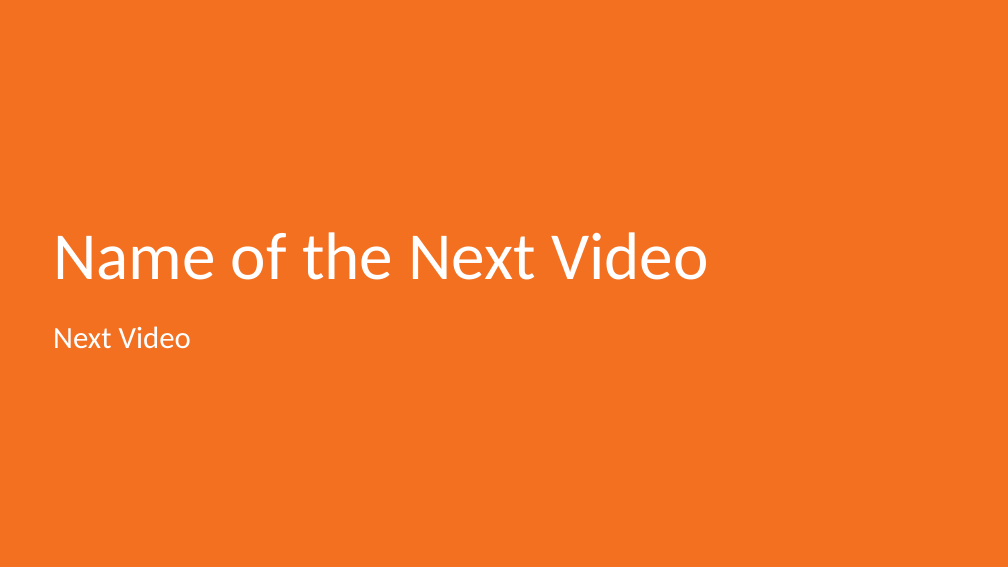
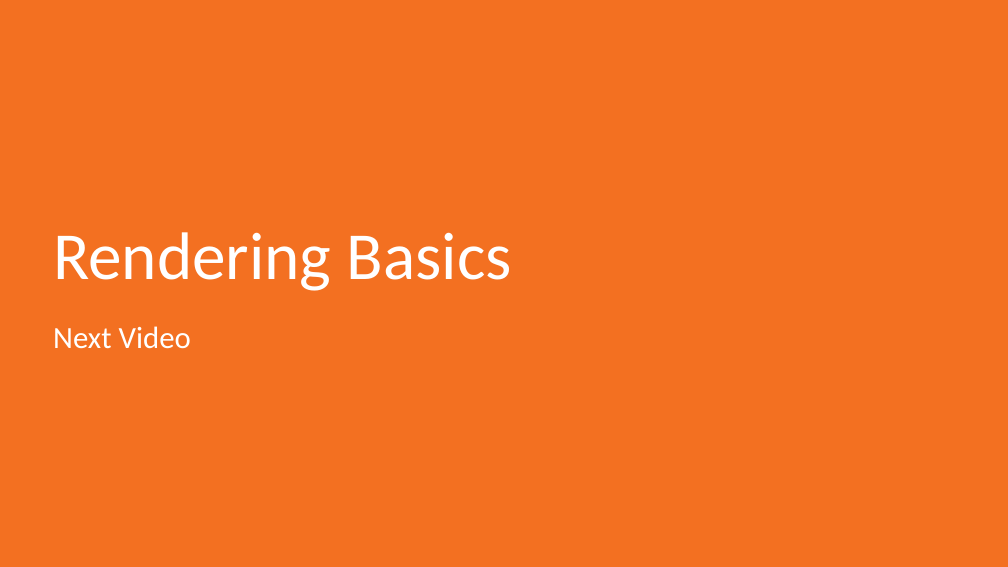
Before and after one commit to sslotsky/next-scripts, a slide deck: slide 5 of video-1.2/1.2.odp (slide 7 before the commit). Drawn at 1008x567 pixels with LibreOffice and Linux fonts; fonts in the diff are those of the drawing; background and template pictures are left out. Boxes give left, top, right and bottom in pixels: in the first picture for what was removed or moved away, otherwise in the second. Text is boxed around its words. In the diff, an @@ line names an element or a change of style, - is before the commit and + after.

```diff
--- a/video-1.2/1.2.odp
+++ b/video-1.2/1.2.odp
@@ title at [53,232,512,291]: text changed @@
-Name of the Next Video
+Rendering Basics
```
Also in this commit, not shown: 1 other slide changed, 2 slides removed, 20 other files.
